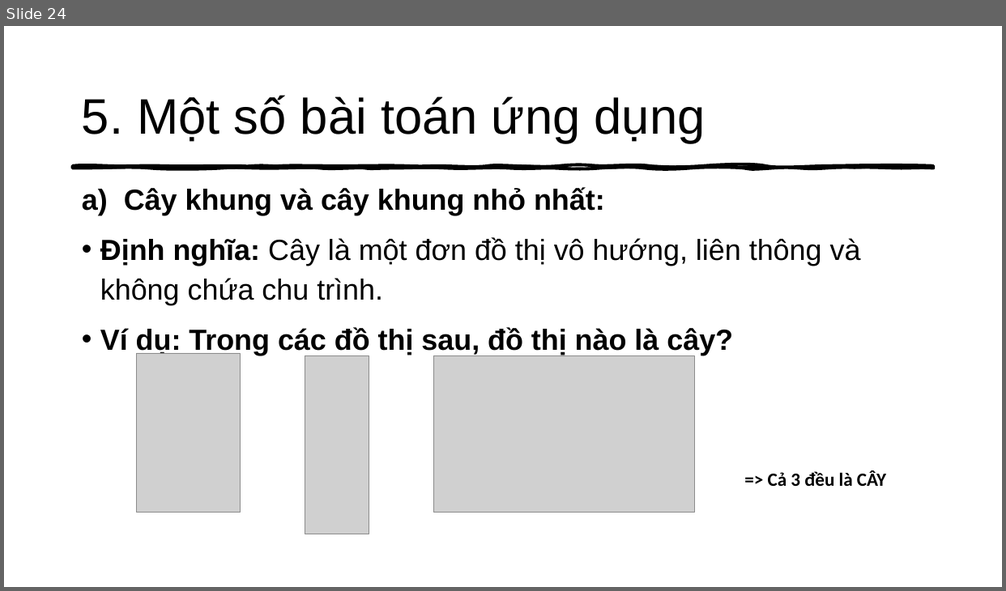
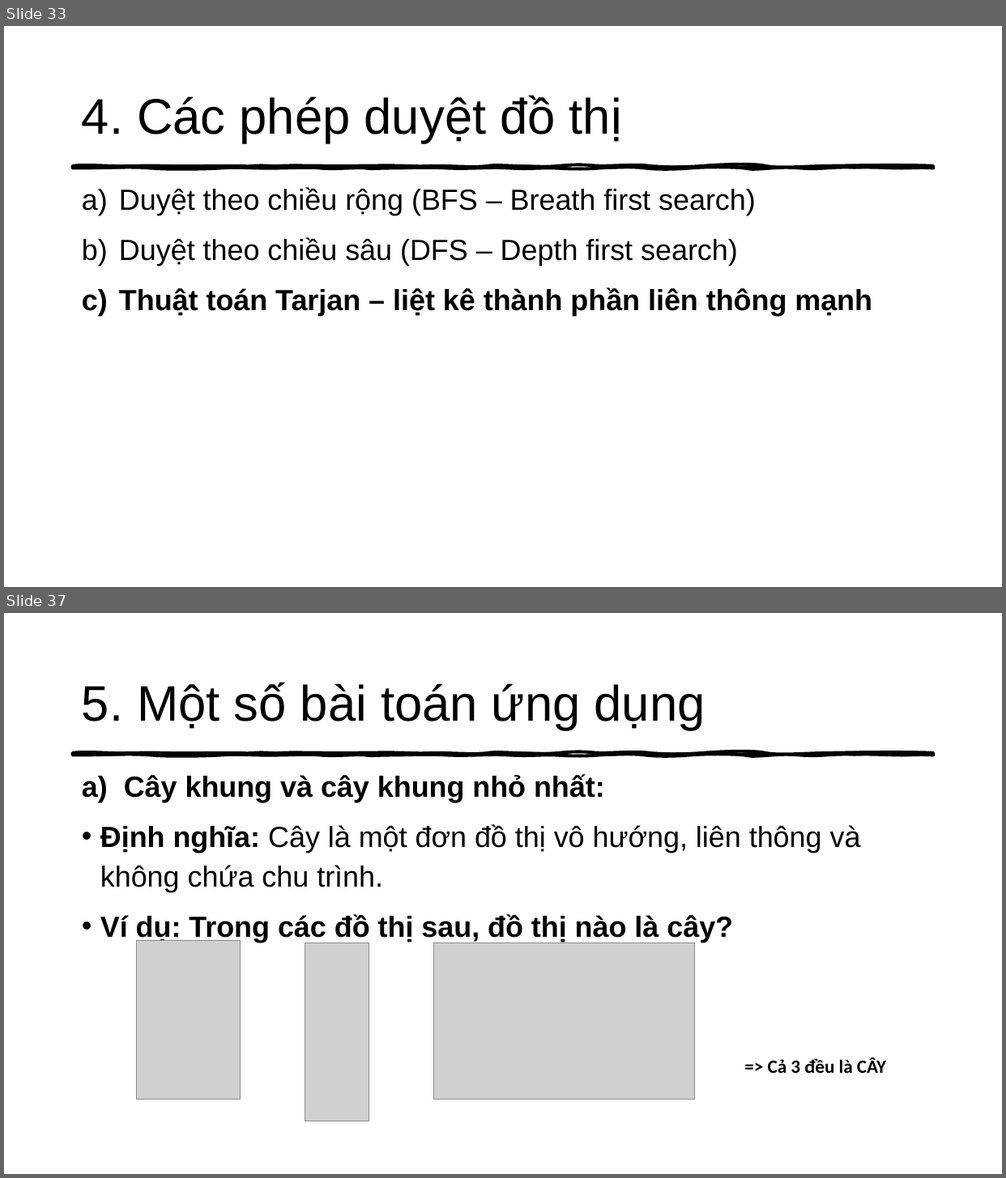
Before and after one commit to thathcmus/CTDL_GT, a slide deck: Cau_Truc_Du_Lieu_Do_Thi_Va_Ung_Dung.pptx. Shown one above the other, each under a label of ours: slide 24 before the commit, slides 33 and 37 after it; the slides between them are not shown. The pictures are 1006x591 and 1006x1178 pixels, drawn with LibreOffice and Linux fonts; fonts in the diff are those of the drawing; grey boxes stand for pictures. Boxes give left, top, right and bottom in pixels: in the first picture for what was removed or moved away, otherwise in the second. Text is boxed around its words. In the diff, an @@ line names an element or a change of style, - is before the commit and + after.

```diff
--- a/Cau_Truc_Du_Lieu_Do_Thi_Va_Ung_Dung.pptx
+++ b/Cau_Truc_Du_Lieu_Do_Thi_Va_Ung_Dung.pptx
@@ slide 33 added at (x1=4, y1=26, x2=1002, y2=587), background #FFFFFF; not listed: 1 template element that a slide beside it also shows @@
@@ title added at (x1=82, y1=95, x2=622, y2=143), 48 pt, text #000000 @@
+4. Các phép duyệt đồ thị
@@ text added at (x1=119, y1=187, x2=872, y2=316), 28 pt, text #000000 @@
+a) Duyệt theo chiều rộng (BFS – Breath first search)
+b) Duyệt theo chiều sâu (DFS – Depth first search)
+c) Thuật toán Tarjan – liệt kê thành phần liên thông mạnh
@@ what was slide 24 is now slide 37 @@
```
Also in this commit, not shown: 20 slides changed, 12 other slides added, 2 other files.
